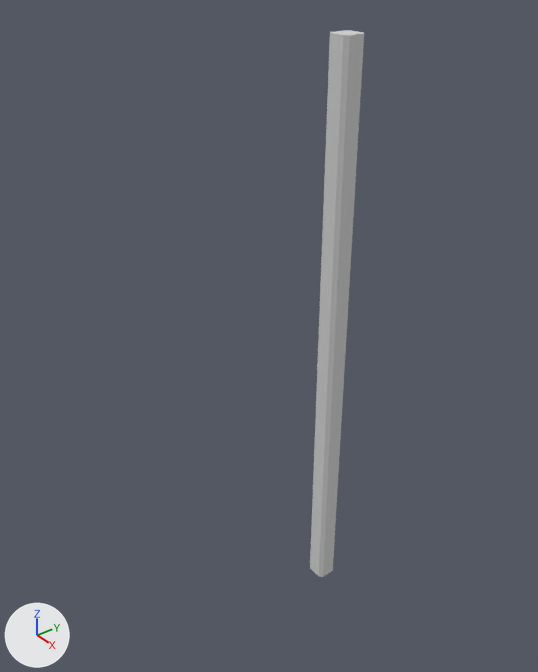
The Blender file ViviendaSistemaPrefaHolcim.blend: old version first, new version second.
Rendered twice from a 50 mm lens placed at (4.94, -4.6, 4.02), pointed at (-0.19, -0.61, 0.36). Arrows for +X, +Y and +Z are at lower left; the lights stay in place.

The first picture shows 'ColTipoA'.
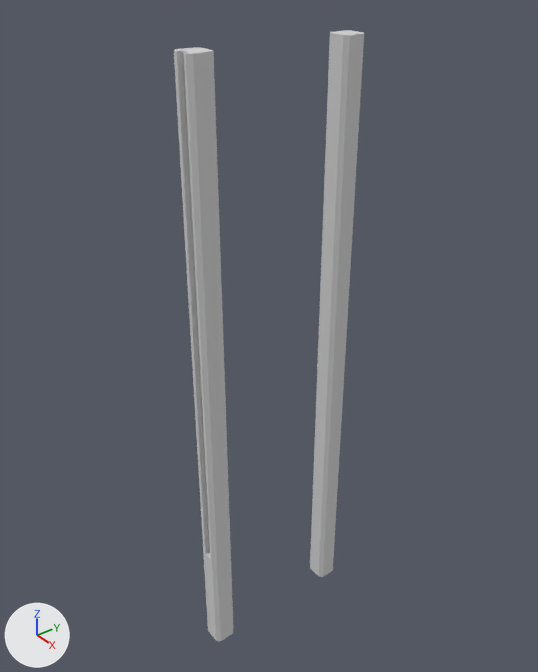
Commit message: columna tipo B update ...

The change, as JSON lines over the scene's bpy script:
```json
{"op": "add", "block": "mat_material_001", "code": ["mat_material_001 = diffuse_material('Material.001')", "mat_material_001.base_color = (0.64, 0.64, 0.64)  # light grey #d1d1d1"]}
{"op": "add", "block": "me_coltipob_cube", "code": ["me_coltipob_cube = bpy.data.meshes.new('ColTipoB_Cube')", "me_coltipob_cube.from_pydata(...)  # 62 vertices, 51 faces; spans x -0.12..0.12, y -3.15..3.15, z -0.12..0.12", "me_coltipob_cube.materials.append(mat_material_001)  # its picture is missing"]}
{"op": "add", "block": "ob_coltipob", "code": ["ob_coltipob = bpy.data.objects.new('ColTipoB', me_coltipob_cube)", "ob_coltipob.location = (0.0, -1.46, 0.0)", "ob_coltipob.rotation_euler = (1.571, 0.0, 0.0)  # degrees (90, 0, 0)"]}
```

What differs and where, as boxes (x1, y1, x2, y2) in the pictures (538 x 672 px):
```json
{"object": "ColTipoB", "change": "added", "after": [174, 47, 233, 641]}
```
